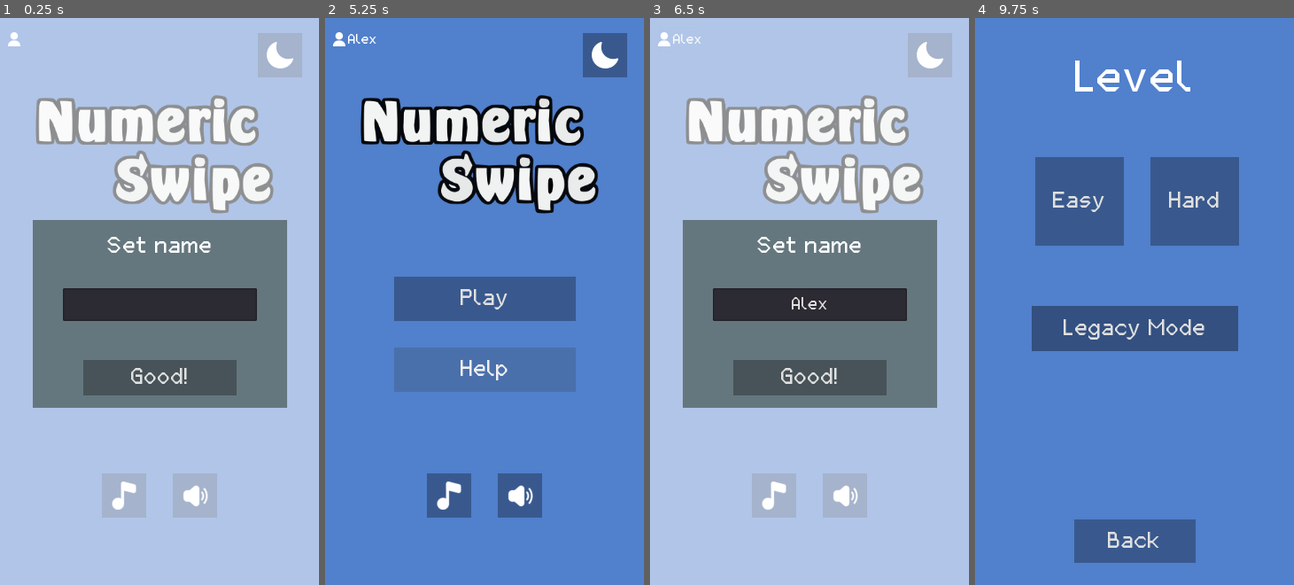
Above: before the commit, frames 1-4 (left to right).
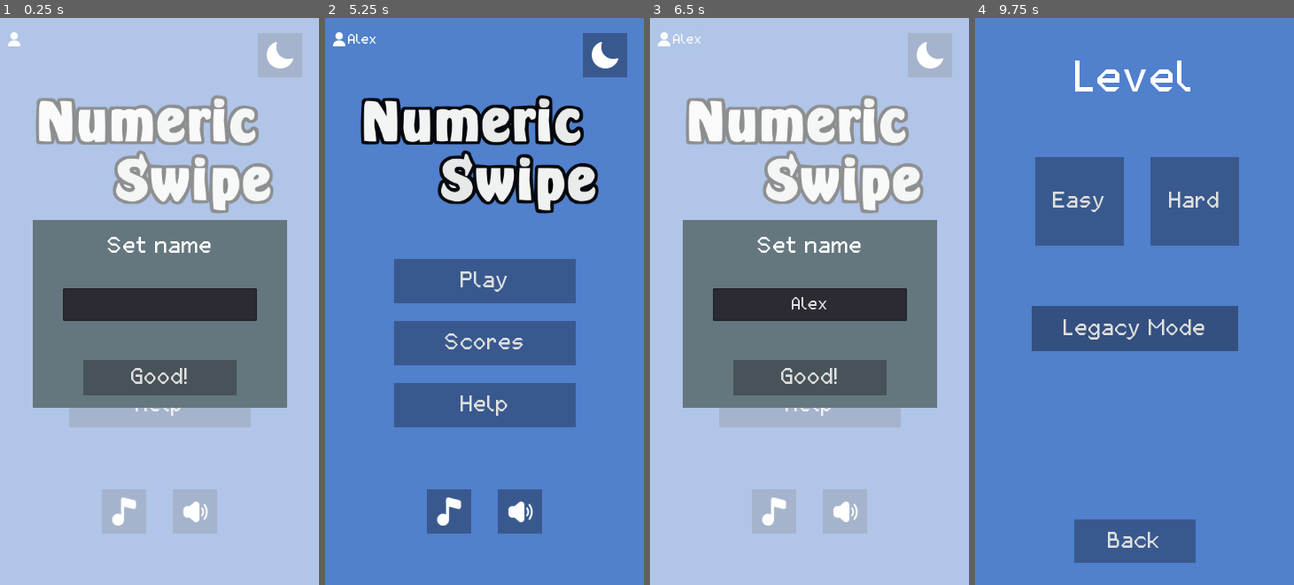
Above: after the commit, the same moments.

Repository: BKopysc/NumericSwipeG3
Game: Godot game, scene res://main.tscn
The game is run twice, just before and just after one commit, with the same random seed, the same clock (stepped at 60 frames per second) and the same inputs.
Inputs (mouse positions are in pixels of both pictures, inside the frame that each line leads up to):
- Up to frame 1 (0.25 s): no input
- Up to frame 2 (5.25 s): click (484, 307) at 0.52 s; type "Alex" at 0.6 s; click "Play" at 1.25 s; click "Play" at 2 s; click (484, 341) at 2.75 s, where only the run after the commit has a clickable "Scores"; click (605, 57) at 3.5 s; click (337, 40) at 4.25 s; click "Good!" at 5 s
- Up to frame 3 (6.5 s): click "Alex" at 5.75 s
- Up to frame 4 (9.75 s): click (1134, 341) at 6.5 s, where only the run after the commit has a clickable "Scores"; click (1255, 57) at 7.25 s; click "Alex" at 8 s; click "Good!" at 8.75 s; click "Play" at 9.5 s

The runs differ from the first frame. In frame 1, 4.0% of the frame differs, in the area x 21-79%, y 68-91%; in frame 2, 17%, in the area x 21-79%, y 42-91%; in frame 3, 4.0%; in frame 4, nothing differs.

Commit message:
scores tab

Diff:
--- a/basic-theme.tres
+++ b/basic-theme.tres
@@ -1,7 +1,8 @@
-[gd_resource type="Theme" load_steps=6 format=2]
+[gd_resource type="Theme" load_steps=10 format=2]
 
 [ext_resource path="res://font-micra.tres" type="DynamicFont" id=1]
 [ext_resource path="res://font-micra-small.tres" type="DynamicFont" id=2]
+[ext_resource path="res://font-micra-mini.tres" type="DynamicFont" id=3]
 
 [sub_resource type="StyleBoxFlat" id=1]
 bg_color = Color( 0.2, 0.2, 0.2, 0.203922 )
@@ -12,6 +13,26 @@
 [sub_resource type="StyleBoxFlat" id=3]
 bg_color = Color( 0, 0, 0, 0.615686 )
 
+[sub_resource type="StyleBoxFlat" id=4]
+bg_color = Color( 0, 0, 0, 0.231373 )
+border_width_left = 10
+border_width_top = 15
+border_width_right = 10
+border_width_bottom = 10
+border_color = Color( 0, 0, 0, 0.231373 )
+
+[sub_resource type="StyleBoxFlat" id=5]
+bg_color = Color( 0, 0, 0, 0.631373 )
+border_width_left = 10
+border_width_right = 10
+border_color = Color( 0, 0, 0, 0.631373 )
+
+[sub_resource type="StyleBoxFlat" id=6]
+bg_color = Color( 0.415686, 0.415686, 0.415686, 0.780392 )
+border_width_left = 10
+border_width_right = 10
+border_color = Color( 0.415686, 0.415686, 0.415686, 0.780392 )
+
 [resource]
 Button/fonts/font = ExtResource( 1 )
 Button/styles/hover = SubResource( 1 )
@@ -19,3 +40,9 @@
 Button/styles/pressed = SubResource( 3 )
 Label/fonts/font = ExtResource( 1 )
 LineEdit/fonts/font = ExtResource( 2 )
+TabContainer/colors/font_color_bg = Color( 0.654902, 0.654902, 0.654902, 1 )
+TabContainer/colors/font_color_fg = Color( 1, 1, 1, 1 )
+TabContainer/fonts/font = ExtResource( 3 )
+TabContainer/styles/panel = SubResource( 4 )
+TabContainer/styles/tab_bg = SubResource( 5 )
+TabContainer/styles/tab_fg = SubResource( 6 )
--- /dev/null
+++ b/font-micra-mini-bold.tres
@@ -0,0 +1,9 @@
+[gd_resource type="DynamicFont" load_steps=2 format=2]
+
+[ext_resource path="res://assets/fontmicra.ttf" type="DynamicFontData" id=1]
+
+[resource]
+size = 14
+use_mipmaps = true
+use_filter = true
+font_data = ExtResource( 1 )
--- /dev/null
+++ b/hud/PartScore.gd
@@ -0,0 +1,20 @@
+extends VBoxContainer
+
+
+# Declare member variables here. Examples:
+# var a = 2
+# var b = "text"
+
+
+# Called when the node enters the scene tree for the first time.
+func _ready():
+	pass # Replace with function body.
+
+func load_user_score(position, username, score):
+	$HBoxContainer/PlayerName.text = username
+	$HBoxContainer/PlayerPos.text = str(position) + "."
+	$HBoxContainer/PlayerScore.text = str(score)
+
+# Called every frame. 'delta' is the elapsed time since the previous frame.
+#func _process(delta):
+#	pass
--- /dev/null
+++ b/hud/PartScore.tscn
@@ -0,0 +1,78 @@
+[gd_scene load_steps=4 format=2]
+
+[ext_resource path="res://font-micra-mini.tres" type="DynamicFont" id=1]
+[ext_resource path="res://font-micra-mini-bold.tres" type="DynamicFont" id=2]
+[ext_resource path="res://hud/PartScore.gd" type="Script" id=3]
+
+[node name="PartScoreControl" type="VBoxContainer"]
+margin_right = 149.0
+margin_bottom = 33.0
+script = ExtResource( 3 )
+
+[node name="HBoxContainer" type="HBoxContainer" parent="."]
+margin_right = 149.0
+margin_bottom = 18.0
+custom_constants/separation = 10
+alignment = 1
+
+[node name="PlayerPos" type="Label" parent="HBoxContainer"]
+margin_right = 14.0
+margin_bottom = 18.0
+custom_fonts/font = ExtResource( 2 )
+text = "1."
+
+[node name="PlayerName" type="Label" parent="HBoxContainer"]
+margin_left = 24.0
+margin_right = 64.0
+margin_bottom = 18.0
+custom_fonts/font = ExtResource( 2 )
+text = "Bart"
+
+[node name="Spacer" type="Control" parent="HBoxContainer"]
+margin_left = 74.0
+margin_right = 74.0
+size_flags_horizontal = 2
+size_flags_vertical = 0
+
+[node name="PlayerScore" type="Label" parent="HBoxContainer"]
+margin_left = 119.0
+margin_right = 149.0
+margin_bottom = 18.0
+custom_fonts/font = ExtResource( 2 )
+text = "150"
+
+[node name="Spacer2" type="ColorRect" parent="."]
+visible = false
+margin_top = 22.0
+margin_right = 180.0
+margin_bottom = 27.0
+rect_min_size = Vector2( 0, 5 )
+color = Color( 1, 1, 1, 0 )
+
+[node name="Separator" type="ColorRect" parent="."]
+visible = false
+margin_top = 22.0
+margin_right = 180.0
+margin_bottom = 24.0
+rect_min_size = Vector2( 180, 2 )
+color = Color( 1, 1, 1, 0.223529 )
+
+[node name="Spacer" type="ColorRect" parent="."]
+visible = false
+margin_top = 22.0
+margin_right = 175.0
+margin_bottom = 32.0
+rect_min_size = Vector2( 0, 10 )
+color = Color( 1, 1, 1, 0 )
+
+[node name="VBoxContainer" type="VBoxContainer" parent="."]
+visible = false
+margin_top = 22.0
+margin_right = 175.0
+margin_bottom = 37.0
+
+[node name="Label" type="Label" parent="VBoxContainer"]
+margin_right = 175.0
+margin_bottom = 15.0
+custom_fonts/font = ExtResource( 1 )
+text = "1. Pablo 15808008"
--- /dev/null
+++ b/hud/ScoresHud.gd
@@ -0,0 +1,65 @@
+extends Control
+
+
+# Declare member variables here. Examples:
+# var a = 2
+# var b = "text"
+
+
+const TAB_LEGACY_SCORES = {
+	"0": Global.LevelVariants.LEGACY_FIRST,
+	"1": Global.LevelVariants.LEGACY_FIRST,
+	"2": Global.LevelVariants.LEGACY_HARD,
+}
+
+const TAB_STANDARD_SCORES = {
+	"0": Global.LevelVariants.STANDARD_EASY,
+	"1": Global.LevelVariants.STANDARD_HARD
+}
+
+const TAB_GLOBAL = {
+	"0" : "LEGACY",
+	"1": "STANDARD"
+}
+
+# Called when the node enters the scene tree for the first time.
+func _ready():
+	#load_current_tab("LEGACY")
+	pass
+
+
+func load_current_tab(score_type):
+	var current_tab = $CanvasLayer/TabContainer.get_current_tab_control().get_current_tab_control()
+	var id = current_tab.get_index()
+	var global_tab_id = $CanvasLayer/TabContainer.get_current_tab_control().get_index()
+	var level_type = ""
+	TAB_GLOBAL[0]
+	match score_type:
+		"STANDARD":
+			level_type = TAB_STANDARD_SCORES[id]
+		"LEGACY":
+			level_type = TAB_LEGACY_SCORES[id]
+
+	current_tab.get_child(0).load_user_score(1, "bart", randi()%100)
+
+
+
+# Called every frame. 'delta' is the elapsed time since the previous frame.
+#func _process(delta):
+#	pass
+
+
+func _on_Legacy_tab_changed(tab):
+	#load_current_tab()
+	pass
+
+func _on_Standard_tab_changed(tab):
+	#load_current_tab()
+	pass
+
+
+func _on_TabContainer_tab_changed(tab):
+	if(tab == 1):
+		$CanvasLayer/TabContainer/Legacy.current_tab = 0
+	else:
+		$CanvasLayer/TabContainer/Standard.current_tab = 0
--- /dev/null
+++ b/hud/ScoresHud.tscn
@@ -0,0 +1,132 @@
+[gd_scene load_steps=5 format=2]
+
+[ext_resource path="res://hud/Background.tscn" type="PackedScene" id=1]
+[ext_resource path="res://hud/ScoresHud.gd" type="Script" id=2]
+[ext_resource path="res://basic-theme.tres" type="Theme" id=3]
+[ext_resource path="res://hud/PartScore.tscn" type="PackedScene" id=4]
+
+[node name="ScoresHud" type="Control"]
+anchor_right = 1.0
+anchor_bottom = 1.0
+script = ExtResource( 2 )
+
+[node name="CanvasLayer" type="CanvasLayer" parent="."]
+
+[node name="TabContainer" type="TabContainer" parent="CanvasLayer"]
+anchor_left = 0.5
+anchor_top = 0.5
+anchor_right = 0.5
+anchor_bottom = 0.5
+margin_left = -143.0
+margin_top = -201.0
+margin_right = 143.0
+margin_bottom = 108.0
+theme = ExtResource( 3 )
+
+[node name="Legacy" type="TabContainer" parent="CanvasLayer/TabContainer"]
+anchor_right = 1.0
+anchor_bottom = 1.0
+margin_left = 10.0
+margin_top = 40.0
+margin_right = -10.0
+margin_bottom = -10.0
+tab_align = 0
+
+[node name="First" type="Control" parent="CanvasLayer/TabContainer/Legacy"]
+anchor_right = 1.0
+anchor_bottom = 1.0
+margin_left = 10.0
+margin_top = 40.0
+margin_right = -10.0
+margin_bottom = -10.0
+
+[node name="PartScoreControl" parent="CanvasLayer/TabContainer/Legacy/First" instance=ExtResource( 4 )]
+anchor_right = 1.0
+anchor_bottom = 1.0
+margin_right = 0.0
+margin_bottom = 0.0
+
+[node name="Easy" type="Control" parent="CanvasLayer/TabContainer/Legacy"]
+visible = false
+anchor_right = 1.0
+anchor_bottom = 1.0
+margin_left = 4.0
+margin_top = 32.0
+margin_right = -4.0
+margin_bottom = -4.0
+
+[node name="PartScoreControl" parent="CanvasLayer/TabContainer/Legacy/Easy" instance=ExtResource( 4 )]
+anchor_right = 1.0
+anchor_bottom = 1.0
+margin_right = 0.0
+margin_bottom = 0.0
+
+[node name="Hard" type="Control" parent="CanvasLayer/TabContainer/Legacy"]
+visible = false
+anchor_right = 1.0
+anchor_bottom = 1.0
+margin_left = 4.0
+margin_top = 32.0
+margin_right = -4.0
+margin_bottom = -4.0
+
+[node name="PartScoreControl" parent="CanvasLayer/TabContainer/Legacy/Hard" instance=ExtResource( 4 )]
+anchor_right = 1.0
+anchor_bottom = 1.0
+margin_right = 0.0
+margin_bottom = 0.0
+
+[node name="Standard" type="TabContainer" parent="CanvasLayer/TabContainer"]
+visible = false
+margin_top = 24.0
+margin_right = 8.0
+margin_bottom = 36.0
+tab_align = 0
+
+[node name="Easy" type="Control" parent="CanvasLayer/TabContainer/Standard"]
+anchor_right = 1.0
+anchor_bottom = 1.0
+margin_left = 10.0
+margin_top = 40.0
+margin_right = -10.0
+margin_bottom = -10.0
+
+[node name="PartScoreControl" parent="CanvasLayer/TabContainer/Standard/Easy" instance=ExtResource( 4 )]
+anchor_right = 1.0
+anchor_bottom = 1.0
+margin_right = 0.0
+margin_bottom = 0.0
+
+[node name="Hard" type="Control" parent="CanvasLayer/TabContainer/Standard"]
+visible = false
+anchor_right = 1.0
+anchor_bottom = 1.0
+margin_left = 4.0
+margin_top = 32.0
+margin_right = -4.0
+margin_bottom = -4.0
+
+[node name="PartScoreControl" parent="CanvasLayer/TabContainer/Standard/Hard" instance=ExtResource( 4 )]
+anchor_right = 1.0
+anchor_bottom = 1.0
+margin_right = 0.0
+margin_bottom = 0.0
+
+[node name="Button" type="Button" parent="CanvasLayer"]
+anchor_left = 0.5
+anchor_top = 1.0
+anchor_right = 0.5
+anchor_bottom = 1.0
+margin_left = -57.5
+margin_top = -96.0
+margin_right = 57.5
+margin_bottom = -54.0
+theme = ExtResource( 3 )
+text = "Back"
+
+[node name="Background" parent="." instance=ExtResource( 1 )]
+visible = false
+
+[connection signal="tab_changed" from="CanvasLayer/TabContainer" to="." method="_on_TabContainer_tab_changed"]
+[connection signal="tab_changed" from="CanvasLayer/TabContainer/Legacy" to="." method="_on_Legacy_tab_changed"]
+[connection signal="tab_changed" from="CanvasLayer/TabContainer/Standard" to="." method="_on_Standard_tab_changed"]
--- a/main.tscn
+++ b/main.tscn
@@ -33,9 +33,9 @@
 anchor_right = 0.5
 anchor_bottom = 1.0
 margin_left = -102.0
-margin_top = -126.0
+margin_top = -108.0
 margin_right = 103.0
-margin_bottom = -76.0
+margin_bottom = -58.0
 custom_constants/separation = 30
 alignment = 1
 
@@ -66,37 +66,35 @@
 anchor_right = 0.5
 anchor_bottom = 0.5
 margin_left = -102.0
-margin_top = -68.0
+margin_top = -48.0
 margin_right = 103.0
 margin_bottom = 142.0
 
 [node name="VBoxContainer" type="VBoxContainer" parent="CanvasLayer/MarginContainer2"]
 margin_right = 205.0
-margin_bottom = 210.0
-custom_constants/separation = 30
+margin_bottom = 190.0
+custom_constants/separation = 20
 alignment = 1
 
 [node name="PlayButton" type="Button" parent="CanvasLayer/MarginContainer2/VBoxContainer"]
-margin_top = 40.0
 margin_right = 205.0
-margin_bottom = 90.0
+margin_bottom = 50.0
 rect_min_size = Vector2( 0, 50 )
 theme = ExtResource( 3 )
 text = "Play"
 
 [node name="ScoresButton" type="Button" parent="CanvasLayer/MarginContainer2/VBoxContainer"]
-visible = false
-margin_top = 80.0
+margin_top = 70.0
 margin_right = 205.0
-margin_bottom = 130.0
+margin_bottom = 120.0
 rect_min_size = Vector2( 0, 50 )
 theme = ExtResource( 3 )
 text = "Scores"
 
 [node name="HelpButton" type="Button" parent="CanvasLayer/MarginContainer2/VBoxContainer"]
-margin_top = 120.0
+margin_top = 140.0
 margin_right = 205.0
-margin_bottom = 170.0
+margin_bottom = 190.0
 rect_min_size = Vector2( 0, 50 )
 theme = ExtResource( 3 )
 text = "Help"
